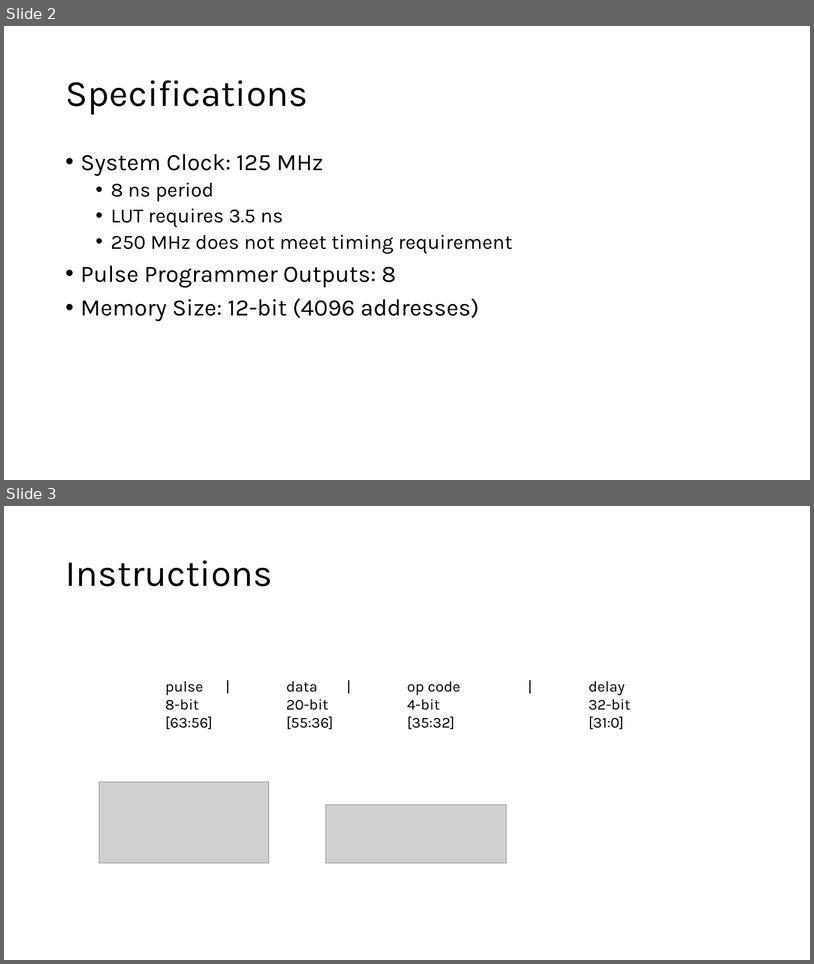
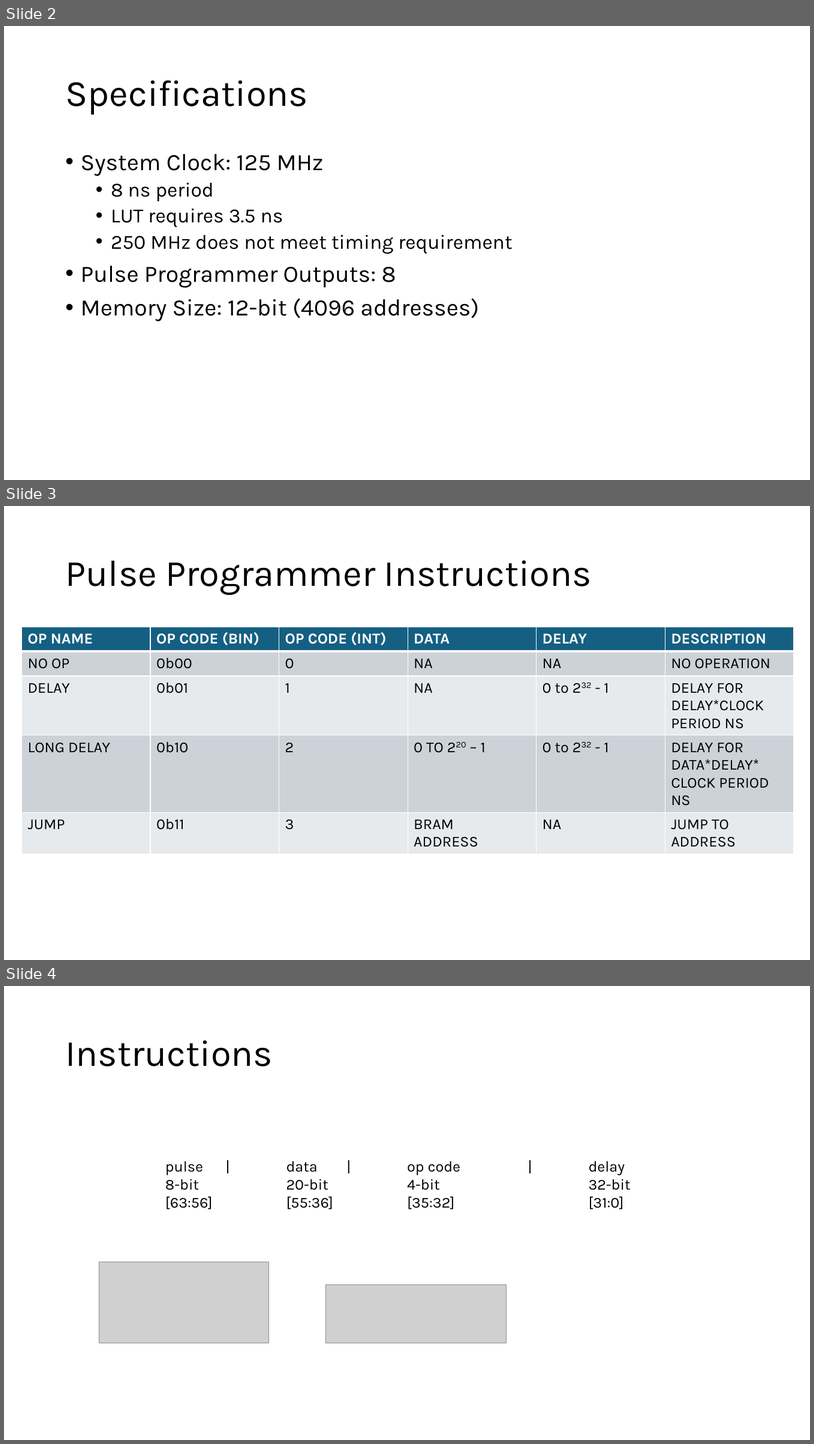
Before and after one commit to tkeller12/CMOD_S7_Pulse, a slide deck: Documentation/Pulse Programmer Documentation.pptx. Shown one above the other, each under a label of ours: slides 2 and 3 before the commit, slides 2, 3 and 4 after it. The pictures are 814x964 and 814x1444 pixels, drawn with LibreOffice and Linux fonts; fonts in the diff are those of the drawing; grey boxes stand for pictures. Boxes give left, top, right and bottom in pixels: in the first picture for what was removed or moved away, otherwise in the second. Text is boxed around its words. In the diff, an @@ line names an element or a change of style, - is before the commit and + after.

Commit message:
Updating documentation, adding table for instructions

```diff
--- a/Documentation/Pulse Programmer Documentation.pptx
+++ b/Documentation/Pulse Programmer Documentation.pptx
@@ slide 3 added at box(4, 506, 810, 960), background #FFFFFF @@
@@ title added at box(65, 560, 592, 595), 44 pt, text #000000 @@
+Pulse Programmer Instructions
@@ table added at box(21, 627, 795, 858), 5 rows, 6 columns @@
+OP NAME | OP CODE (BIN) | OP CODE (INT) | DATA | DELAY | DESCRIPTION
+NO OP | 0b00 | 0 | NA | NA | NO OPERATION
+DELAY | 0b01 | 1 | NA | 0 to 232 - 1 | DELAY FOR DELAY*CLOCK PERIOD NS
+LONG DELAY | 0b10 | 2 | 0 TO 220 – 1 | 0 to 232 - 1 | DELAY FOR / DATA*DELAY* / CLOCK PERIOD NS
+JUMP | 0b11 | 3 | BRAM / ADDRESS | NA | JUMP TO ADDRESS
@@ what was slide 3 is now slide 4 @@
```
